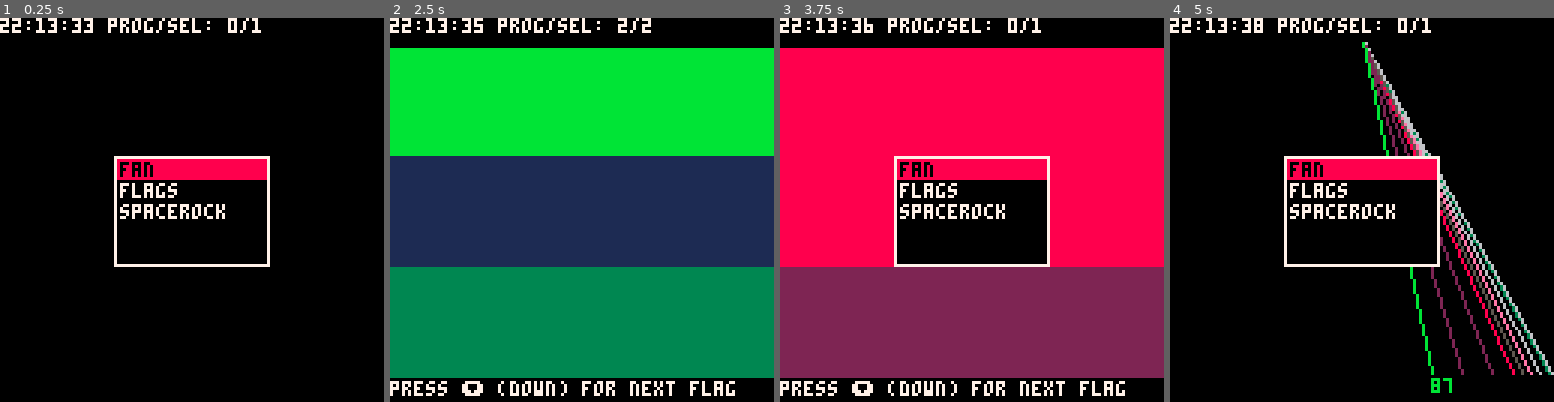
Above: before the commit, frames 1-4 (left to right).
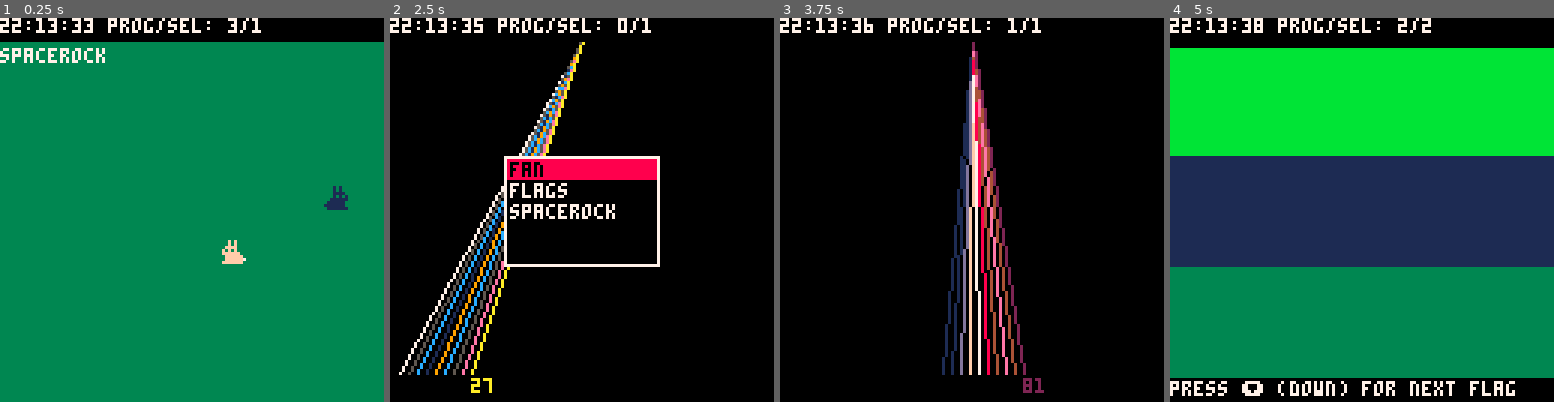
Above: after the commit, the same moments.

Repository: marsfromlars/lamodejuste
Game: PICO-8 cartridge carts/lamodejuste.p8
Same seed, same stepped clock (60 frames per second), same inputs: the game is played once before the commit and once after it.
Inputs:
- Up to frame 1 (0.25 s): no input
- Up to frame 2 (2.5 s): tap O (Z key) at 0.33, 0.7, 1.43, 2.22 s; tap X (X key) at 1.07, 2.07, 2.4 s; hold Left 1.97-2.37 s; hold Down from 2.42 s (still down)
- Up to frame 3 (3.75 s): tap X (X key) every 0.33 s from 2.73 to 3.73 s; release Down at 2.82 s; hold Right 2.87-3.53 s; tap O (Z key) at 3.1 s; hold Up from 3.58 s (still down)
- Up to frame 4 (5 s): tap O (Z key) at 3.98, 4.87 s; tap X (X key) at 4.07, 4.4, 4.73 s; release Up at 4.08 s; hold Right 4.13-4.53 s; hold Down from 4.58 s (still down)

The runs differ from the first frame. In frame 1, 94% of the frame differs, in the area x 0-100%, y 0-100%; in frame 2, 87%; in frame 3, 81%; in frame 4, 87%.

Commit message:
Add bunnies. Non retro.

Diff:
--- a/carts/lamodejuste.p8
+++ b/carts/lamodejuste.p8
@@ -8,13 +8,14 @@
     dir, step = 1, 3
     charw, charh = 5, 7
     midx, midy = 64, 64
-    white, black, red = 7, 0, 8
+    white, black, red, green = 7, 0, 8, 3
     up, down, action, action2 = 2, 3, 5, 4
     menu = {"fan","flags","spacerock"}
     selected = 1
     prog_menu, prog_fan, prog_flags, prog_spacerock = 0, 1, 2, 3
-    prog = prog_menu
+    prog = prog_spacerock
     flag_created = false
+    kx, ky, lx, ly = 50,50,70,70
 end
 
 -->8
@@ -67,6 +68,10 @@
 end
 
 function update_spacerock()
+    if rnd(100)>50 then lx+=1 else lx-=1 end
+    if rnd(100)>50 then ly+=1 else ly-=1 end
+    if rnd(100)>50 then kx+=1 else kx-=1 end
+    if rnd(100)>50 then ky+=1 else ky-=1 end
 end
 
 -->8
@@ -140,17 +145,22 @@
 end
 
 function draw_spacerock()
+    cls(green)
     print( "spacerock", 0, 10, white )
-    sset(1,1,red)
-    sset(3,3,red)
-    sset(5,5,red)
-    spr(0,0,20)
+    -- sset(1,1,red)
+    -- sset(3,3,red)
+    -- sset(5,5,red)
+    spr(0,lx,ly)
+    -- sset(5,5,green)
+    spr(1,kx,ky,8,8,true,false)
 end
 
 __gfx__
-00000000000000000000000000000000000000000000000000000000000000000000000000000000000000000000000000000000000000000000000000000000
-00000000000000000000000000000000000000000000000000000000000000000000000000000000000000000000000000000000000000000000000000000000
-00700700000000000000000000000000000000000000000000000000000000000000000000000000000000000000000000000000000000000000000000000000
-00077000000000000000000000000000000000000000000000000000000000000000000000000000000000000000000000000000000000000000000000000000
-00077000000000000000000000000000000000000000000000000000000000000000000000000000000000000000000000000000000000000000000000000000
-00700700000000000000000000000000000000000000000000000000000000000000000000000000000000000000000000000000000000000000000000000000
+00f0f000001010000000000000000000000000000000000000000000000000000000000000000000000000000000000000000000000000000000000000000000
+00f0f000001010000000000000000000000000000000000000000000000000000000000000000000000000000000000000000000000000000000000000000000
+0ffff000011110000000000000000000000000000000000000000000000000000000000000000000000000000000000000000000000000000000000000000000
+f0f0f000101010000000000000000000000000000000000000000000000000000000000000000000000000000000000000000000000000000000000000000000
+ffffff00111111000000000000000000000000000000000000000000000000000000000000000000000000000000000000000000000000000000000000000000
+0ffffff0011111100000000000000000000000000000000000000000000000000000000000000000000000000000000000000000000000000000000000000000
+0ffffff7011111110000000000000000000000000000000000000000000000000000000000000000000000000000000000000000000000000000000000000000
+fffffff0111111100000000000000000000000000000000000000000000000000000000000000000000000000000000000000000000000000000000000000000
